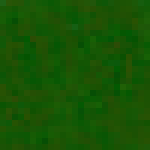
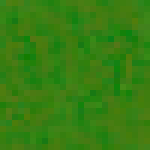
Layer changes from the first 150x150 image to the second:
removed layer "Pasted Layer" over [0, 0, 102, 48]
painted on "Background" over [0, 0, 150, 150]
